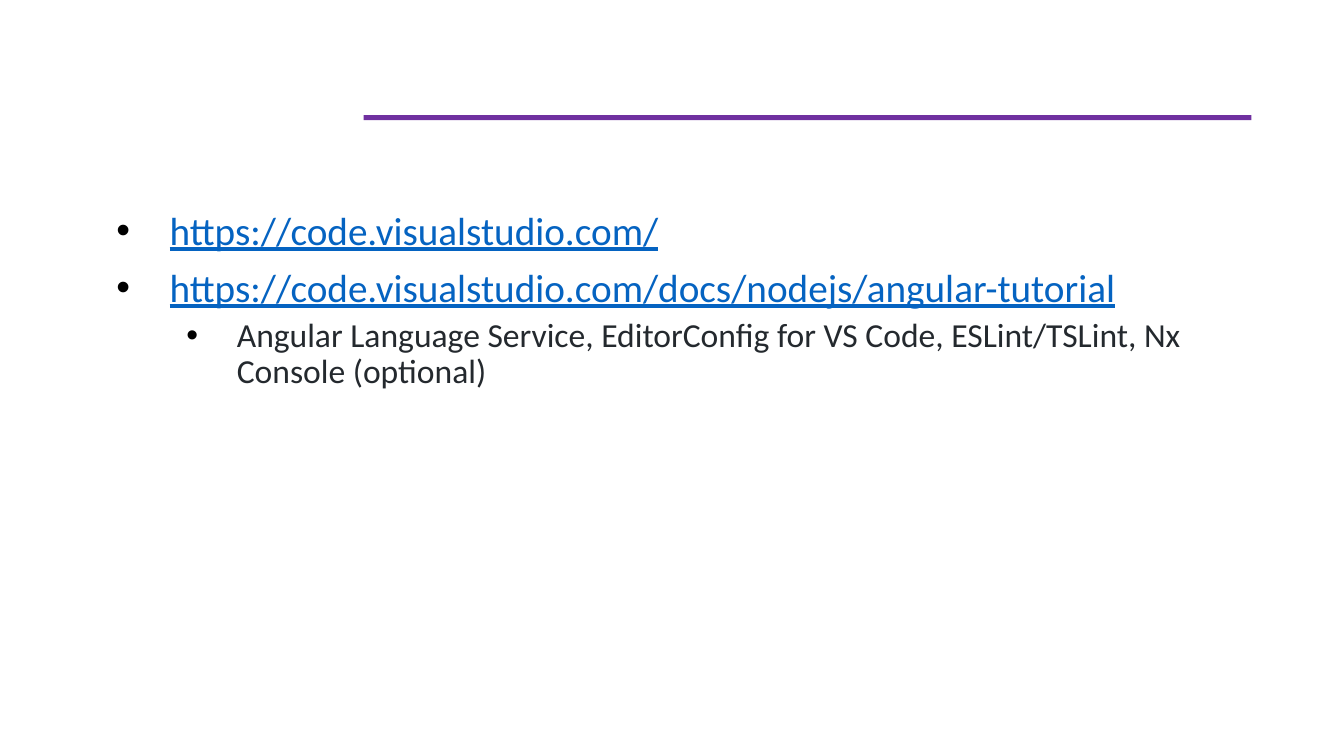
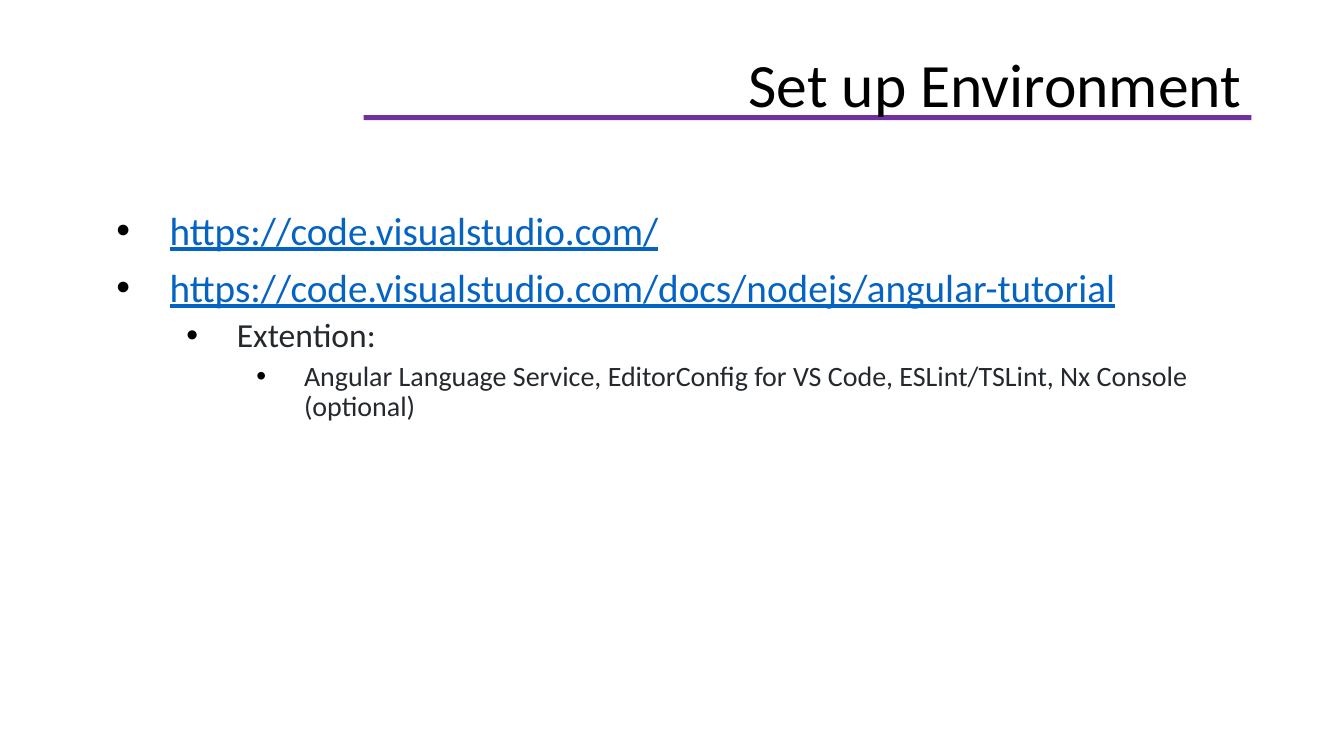
Before and after one commit to helenhash/angular-training, a slide deck: slide 9 of docs/Angular Training.pptx (slide 10 before the commit). Drawn at 1344x756 pixels with LibreOffice and Linux fonts; fonts in the diff are those of the drawing; background and template pictures are left out. Boxes give left, top, right and bottom in pixels: in the first picture for what was removed or moved away, otherwise in the second. Text is boxed around its words. In the diff, an @@ line names an element or a change of style, - is before the commit and + after.

```diff
--- a/docs/Angular Training.pptx
+++ b/docs/Angular Training.pptx
@@ title added at bbox=[749, 64, 1241, 120], 33 pt, text #000000 @@
+Set up Environment
@@ text at bbox=[237, 324, 376, 348]: paragraph added @@
+  • Extention:
@@ text at bbox=[304, 366, 1187, 421]: size 18 to 15 pt in "Angular Language Service, EditorConfig for VS Code, ..."; list level 2 to 3 in "Angular Language Service, EditorConfig for ..." @@
```
Also in this commit, not shown: 43 other slides changed, 9 slides added, 9 slides removed, 18 other files.
